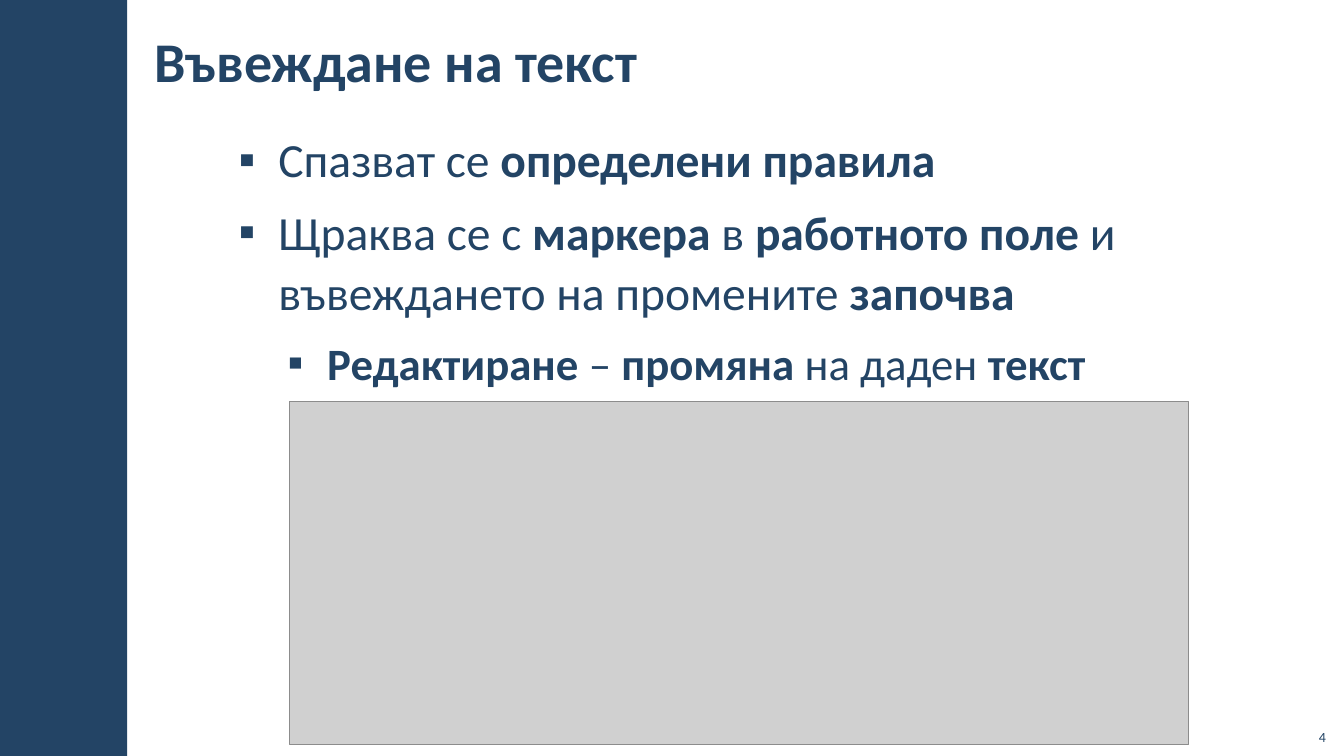
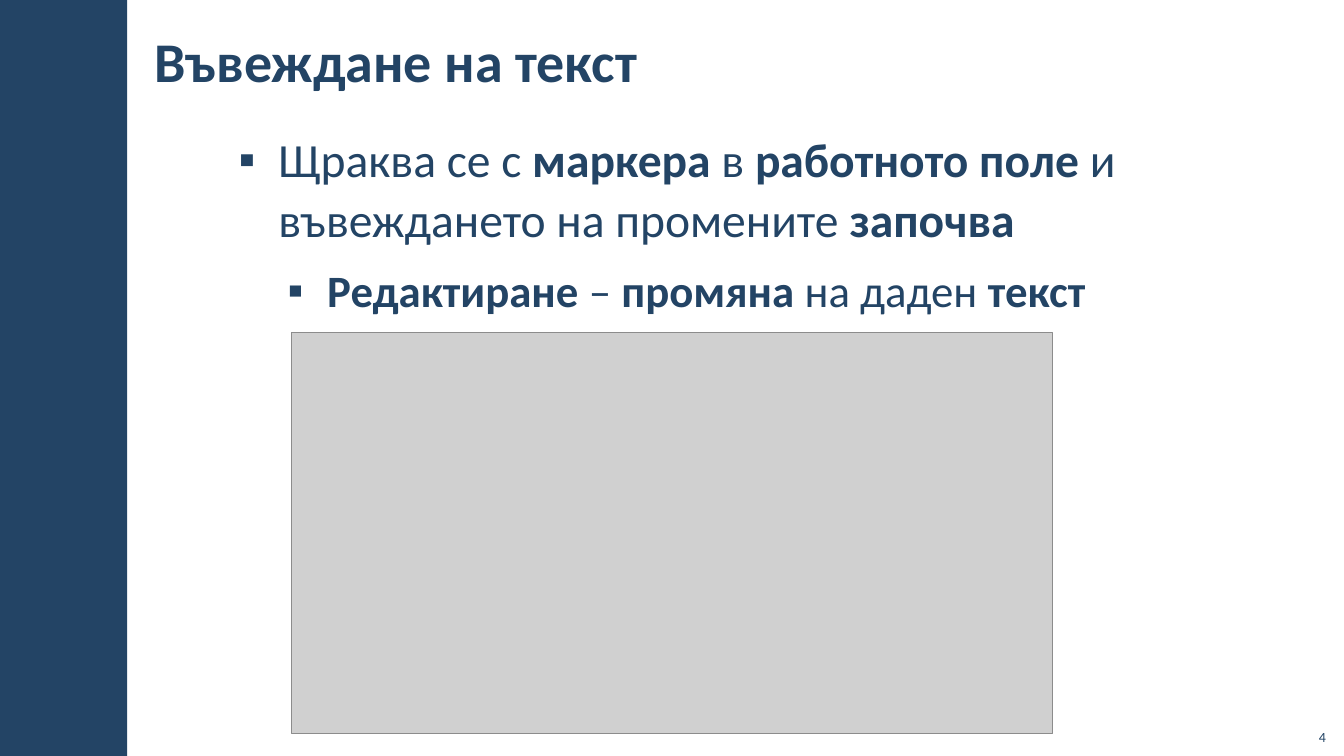
Before and after one commit to BG-IT-Edu/School-Programming, a slide deck: slide 4 of Courses/Computer-Modeling-and-IT/Computer-Modeling-and-IT-5-Class/23-Typing-and-Editing-Text/23-Typing-and-Editing-Text.pptx. Drawn at 1344x756 pixels with LibreOffice and Linux fonts; fonts in the diff are those of the drawing; grey boxes stand for pictures; background and template pictures are left out. Boxes give left, top, right and bottom in pixels: in the first picture for what was removed or moved away, otherwise in the second. Text is boxed around its words. In the diff, an @@ line names an element or a change of style, - is before the commit and + after.

```diff
--- a/Courses/Computer-Modeling-and-IT/Computer-Modeling-and-IT-5-Class/23-Typing-and-Editing-Text/23-Typing-and-Editing-Text.pptx
+++ b/Courses/Computer-Modeling-and-IT/Computer-Modeling-and-IT-5-Class/23-Typing-and-Editing-Text/23-Typing-and-Editing-Text.pptx
@@ text at bbox=[278, 146, 936, 185]: paragraph removed @@
-▪ Спазват се определени правила
@@ picture: place and size @@
-picture at bbox=[290, 401, 1189, 745]
+picture at bbox=[291, 333, 1054, 734]
```
Also in this commit, not shown: 6 other slides changed, 3 slides added.
